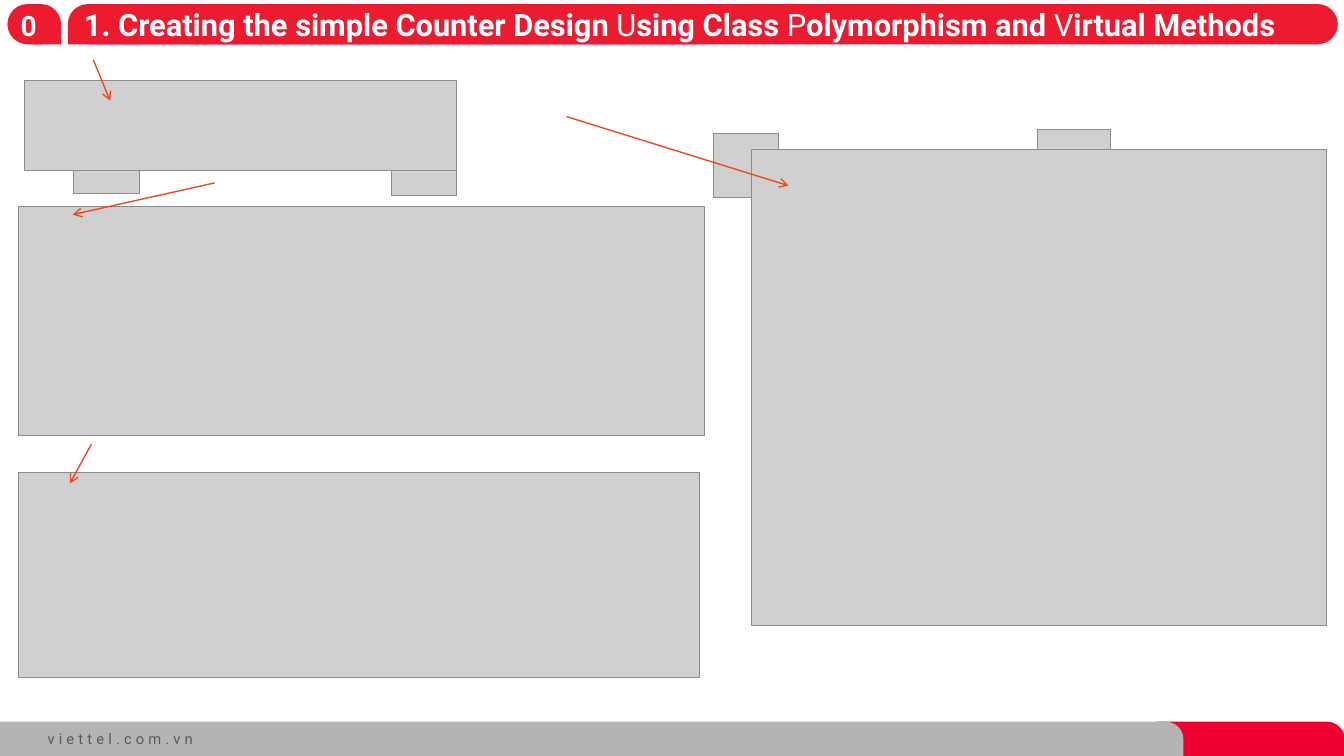
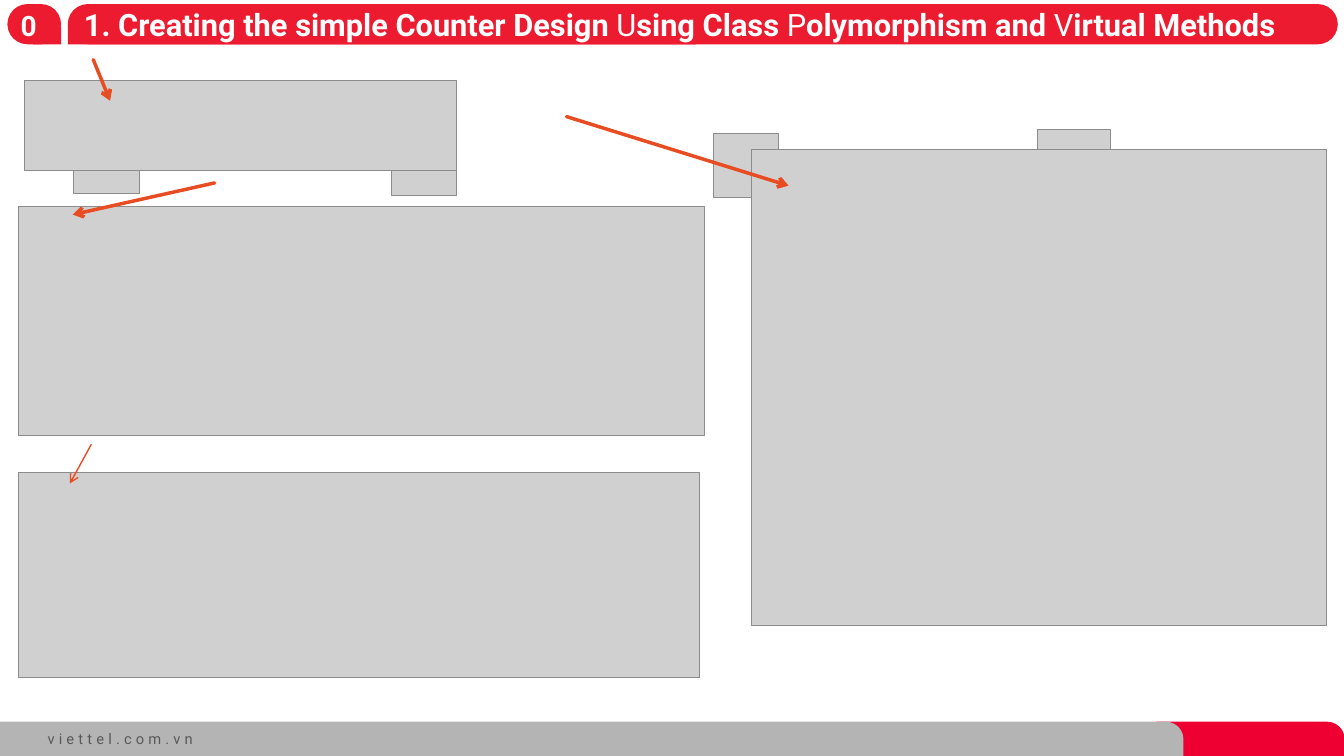
Before and after one commit to hungkem/hungkem-SystemVerilog-for-Design-and-Verification, a slide deck: slide 6 of LAB12.pptx. Drawn at 1344x756 pixels with LibreOffice and Linux fonts; fonts in the diff are those of the drawing; grey boxes stand for pictures; background and template pictures are left out. Boxes give left, top, right and bottom in pixels: in the first picture for what was removed or moved away, otherwise in the second. Text is boxed around its words. In the diff, an @@ line names an element or a change of style, - is before the commit and + after.

```diff
--- a/LAB12.pptx
+++ b/LAB12.pptx
@@ arrow (94, 59) - (110, 101): stroke #E84C22 1 pt to #E84C22 2.5 pt @@
@@ arrow (567, 117) - (788, 186): stroke #E84C22 1 pt to #E84C22 2.5 pt @@
@@ arrow (215, 182) - (73, 215): stroke #E84C22 1 pt to #E84C22 2.5 pt @@
```
Also in this commit, not shown: 2 other slides changed, 8 other files.
